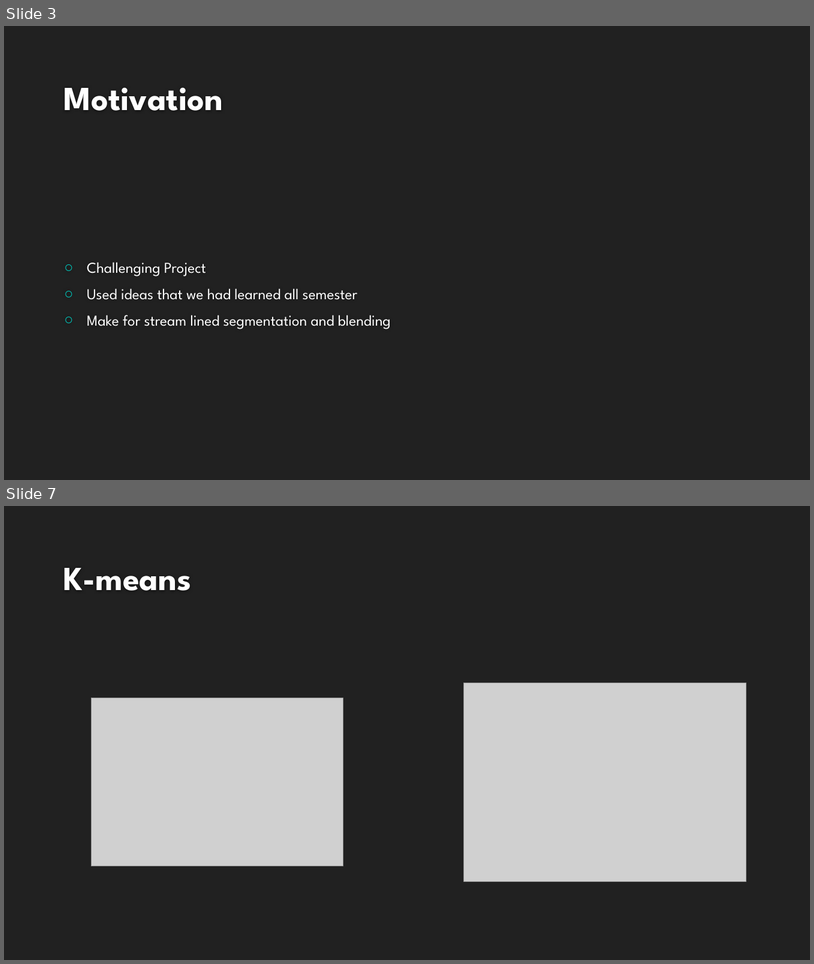
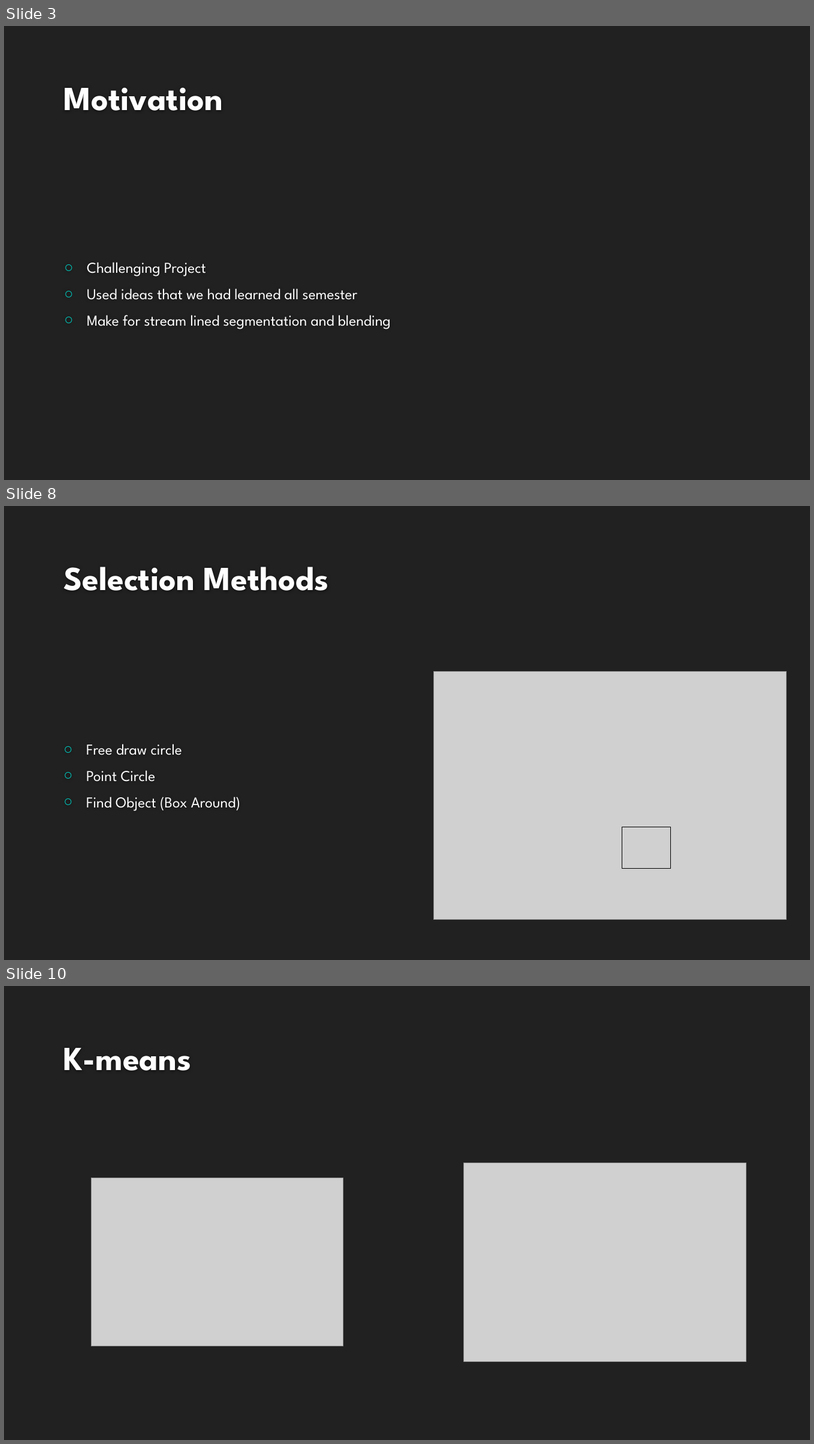
Before and after one commit to mnicol/CS534FinalProject, a slide deck: 534_pres.pptx. Shown one above the other, each under a label of ours: slides 3 and 7 before the commit, slides 3, 8 and 10 after it; the slides between them are not shown. The pictures are 814x964 and 814x1444 pixels, drawn with LibreOffice and Linux fonts; fonts in the diff are those of the drawing; grey boxes stand for pictures; background and template pictures are left out. Boxes give left, top, right and bottom in pixels: in the first picture for what was removed or moved away, otherwise in the second. Text is boxed around its words. In the diff, an @@ line names an element or a change of style, - is before the commit and + after.

Commit message:
Updating PPT Matt
Added a section about the gui and selection types

```diff
--- a/534_pres.pptx
+++ b/534_pres.pptx
@@ slide 8 added at (4, 506, 810, 960), background #212121 @@
@@ title added at (63, 567, 329, 591), 40 pt, text #FEFEFE, bold @@
+Selection Methods
@@ picture added at (434, 671, 788, 919) @@
@@ text added at (86, 744, 240, 811), 18 pt, text #FFFFFF @@
+○ Free draw circle
+○ Point Circle
+○ Find Object (Box Around)
@@ rectangle added at (622, 826, 671, 868), outline #000000 1.25 pt @@
@@ what was slide 7 is now slide 10 @@
```
Also in this commit, not shown: 3 slides changed, 3 other slides added, 1 slide removed.
